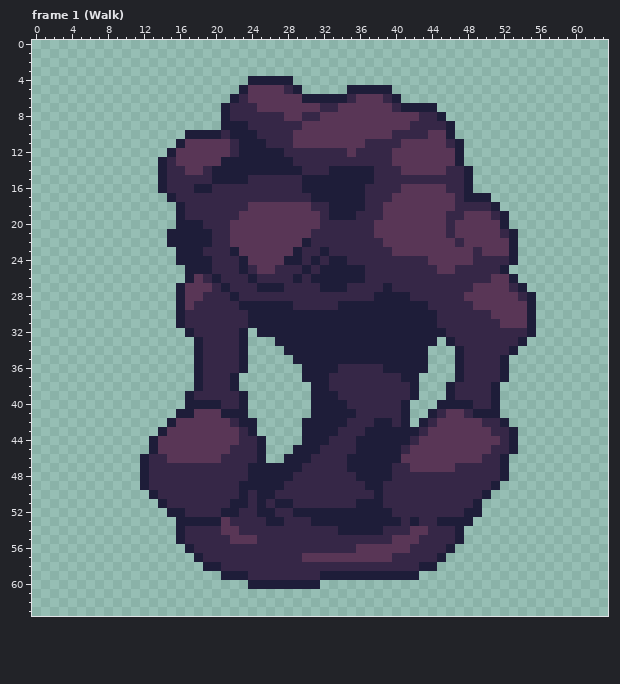
A pixel-art file gets an edit: Assets/Art/Enemies/Enemies.aseprite. Above: the version before the commit.
64x64 pixels, 7 frames. Shown: frame 1 (Walk). The commit also changed other frames, which this record leaves out.
Once edited:
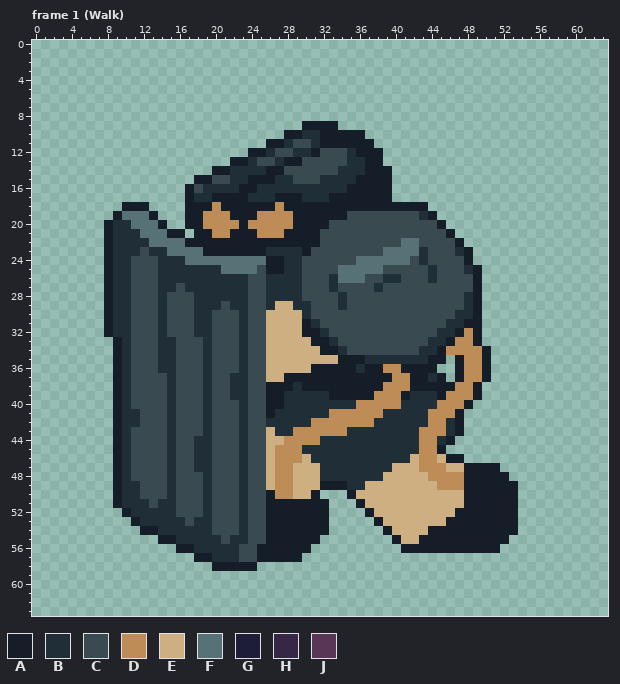
Palette (. is transparent): A #151d28  B #202e37  C #394a50  D #bd8c57  E #cdaf82  F #577277  G #1e1d39  H #362747  J #593656
From old to new:
layer "Charger/Body" added
layer "Goop guy/body" removed
Changed rows in their new state; - is an unchanged pixel.
Frame 1 (Walk):
first column x 8:
 4 ----------------.....---------------------------
 5 ---------------.......-----.....----------------
 6 --------------...................---------------
 7 -------------........................-----------
 8 -------------.........................----------
 9 -------------.........AAAA.............---------
10 ---------...........AABBAAAAA..........---------
11 --------..........AABCCBAAAAAA..........--------
12 -------.........AABCCBBACCCBAAA.........--------
13 ------........AABCCBAACCCCCBBAA.........--------
14 ------......AABBBBAACCCCCCBBBAAA.........-------
15 ------....AACCBBAAABBCCCBBBBAAAA.........-------
16 ------...ACBBBBAABBBBBBBBBBAAAAA.........-------
17 -------..ABBAAAABBBAAABBBAAAAAAA...........-----
18 --AAA---.AAADAAAAAADAAAAAAAAAAAAAAAA........----
19 -AFFFA--.AADDDAAADDDDAAAAAACCCCCCCCBA........---
20 ABBFFFA-.AADDDDADDDDDAAAACCCCCCCCCCCCA.......---
21 ABBBFFFAA.AADDAAADDDAAAACCCCCCCCCCCCCCA.......--
22 ABBBBFFFFAAAAAAAAAAAAAAACCCCCCCCCFFCCCCA......--
23 ABBBCBBFFFFAAAAAAABBBBACCCCCCCCFFFFBCCCBA.....--
24 ABBCCCBBBFFFFFFFFFAABBCCCCCCFFFFFFCBCCCCA.....--
25 ABBCCCBBBBBBBFFFFCAABBCCCCFFFFFCCCCCBCCCBA...---
26 ABBCCCBBBBBBBBBBCCBBBBCCCBFFFCCBBCCCBCCCCA....--
27 ABBCCCBBCBBBBBBBCCBBBBCCCBCCCCBCCCCCCCCCCA.....-
28 ABBCCCBCCCBBBBBBCCBBBBCCCCBCCCCCCCCCCCCCBA......
29 ABBCCCBCCCBBBCBBCCBEEBBCCCBCCCCCCCCCCCCCBA......
30 ABBCCCBCCCBBCCCBCCEEEEBCCCCCCCCCCCCCCCCBBA......
31 ABBCCCBCCCBBCCCBCCEEEEABCCCCCCCCCCCCCCBBAA......
32 ABBCCCBCCCBBCCCBCCEEEEAABCCCCCCCCCCCCBBADA......
33 -ABCCCBBCCCBCCCBCCEEEEEAABCCCCCCCCCCBBADDA.....-
34 -ABCCCBBCCCBCCCBCCEEEEEEAABCCCCCCCCBBADDDDA...--
35 -ABCCCBBCCCBCCCBCCEEEEEEEEAAABBBBBBBAA-ADDA..---
36 -ABCCCBBCCCBCCCBCCEEEEEAAAAABAADDAAAA--ADDA..---
37 -ABCCCCBCCCBCCBBCCEEAAAAAAAAAAAADDAABA-ADDA..---
38 -ABCCCCBCCCBCCBBCCAAABAAAAAAAAADDDAAAAADDA..----
39 -ABCCCCBCCCBCCBBCCAABBBBBAAAAADDDABBBADDDA..----
40 -ABCCCCBCCCBCCCBCCAABBBBBBBBDDDDDBBBBDDDA...----
41 -ABBCCCBCCCBCCCBCCABBBBBBDDDDDDBBBBBDDDA....----
42 -ABBCCCBCCCBCCCBCCBBBBBDDDDDDDBBBBBBDDBA.....---
43 -ABCCCCBCCCBCCCBCCEBBDDDDDDBBBBBBBBDDDBA......--
44 -ABCCCCBCCBBCCCBCCEEDDDDBBBBBBBBBBBDDBA.......--
45 -ABCCCCBCCBBCCCBCCEDDDBBBBBBBBBBBBBDDA........--
46 -ABCCCCBCCBBCCCBCCEDDDEBBBBBBBBBBBEDDEAA.....---
47 -ABCCCCBCCBBCCCBCCEDDEEEBBBBBBBBEEEDDDEEAAAA.---
48 -ABCCCCBCCCBCCCBCCEDDEEEBBBBBBBEEEEEDDDDAAAAA---
49 -ABBCCCBCCCBCCCBCCEDDEEEAAABBEEEEEEEEDDDAAAAAA--
50 -ABBCCCBCCCBCCCBCCADDEEA...AEEEEEEEEEEEEAAAAAA--
51 -ABBBCBBCCCBCCCBCCAAAAAAA...AEEEEEEEEEEEAAAAAA--
52 --ABBBBBCCCBCCCBCCAAAAAAA....AEEEEEEEEEAAAAAAA--
53 ---ABBBBBCBBCCCBCCAAAAAAA.....AEEEEEEEAAAAAAAA--
54 ----AABBBBBBCCCBCCAAAAAAA......AEEEEAAAAAAAAAA--
55 ------AABBBBBCBBCCAAAAAA........AEEAAAAAAAAAA---
56 --------AABBBBBCCAAAAAA..........AAAAAAAAAAA----
57 ----------AABBBCCAAAAA................----------
58 -----------.AAAAA....................-----------
59 -------------......................-------------
60 ----------------........------------------------
